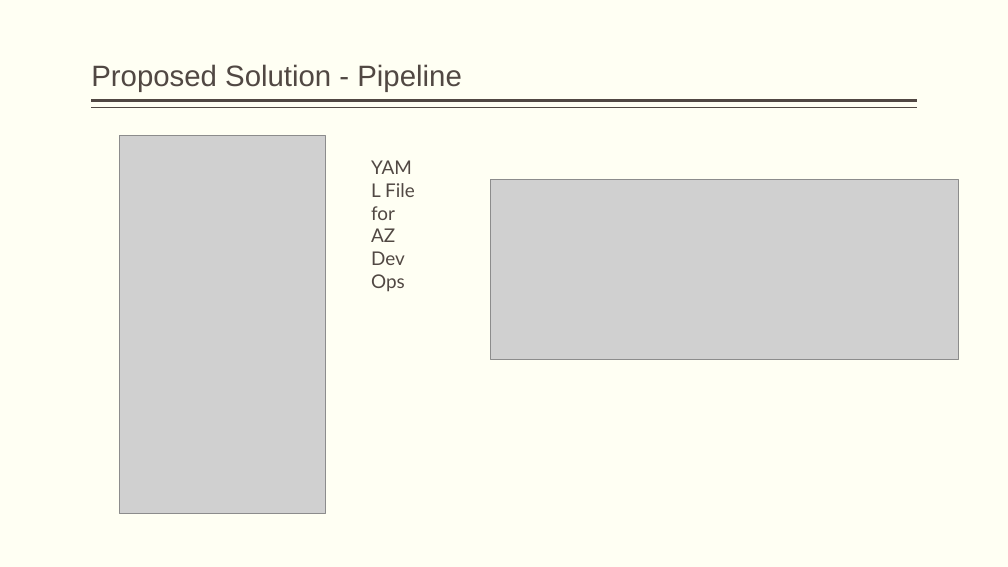
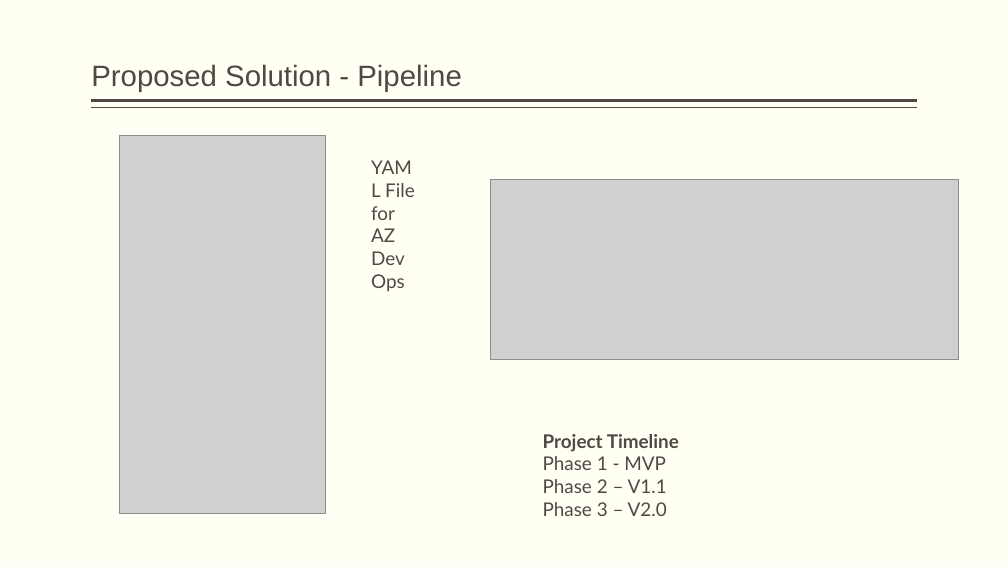
Before and after one commit to as-az01/QA-ProductDevDM05, a slide deck: slide 6 of LibrarySystemValidation.pptx. Drawn at 1008x567 pixels with LibreOffice and Linux fonts; fonts in the diff are those of the drawing; grey boxes stand for pictures. Boxes give left, top, right and bottom in pixels: in the first picture for what was removed or moved away, otherwise in the second. Text is boxed around its words. In the diff, an @@ line names an element or a change of style, - is before the commit and + after.

```diff
--- a/LibrarySystemValidation.pptx
+++ b/LibrarySystemValidation.pptx
@@ text added at bbox=[543, 434, 679, 516], 18 pt, text #514843 @@
+Project Timeline
+Phase 1 - MVP
+Phase 2 – V1.1
+Phase 3 – V2.0
```
Also in this commit, not shown: 4 other slides changed.
